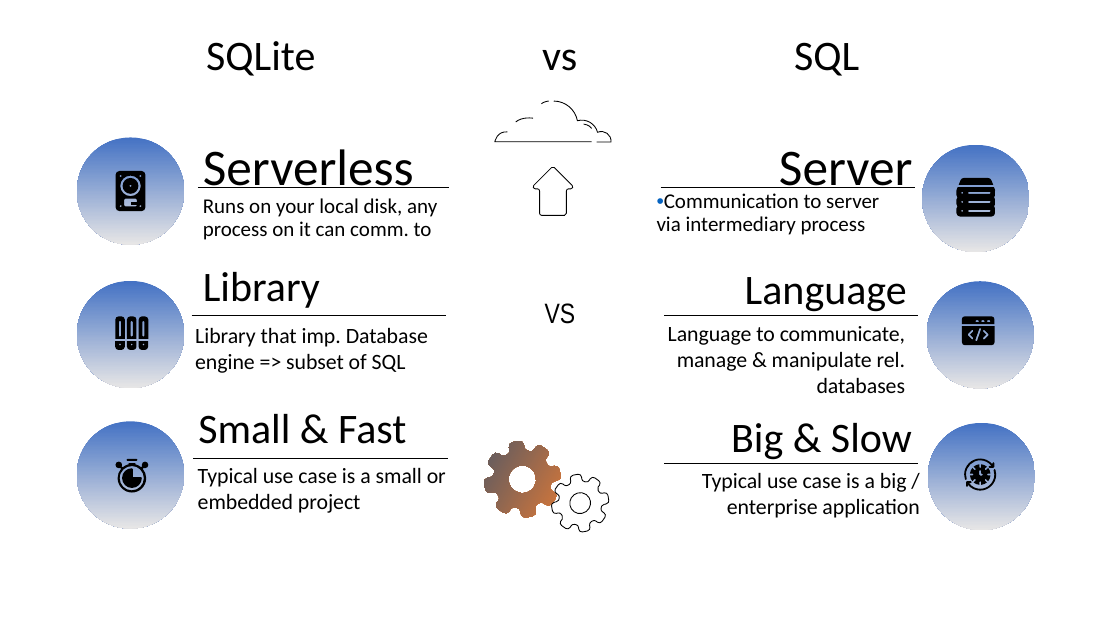
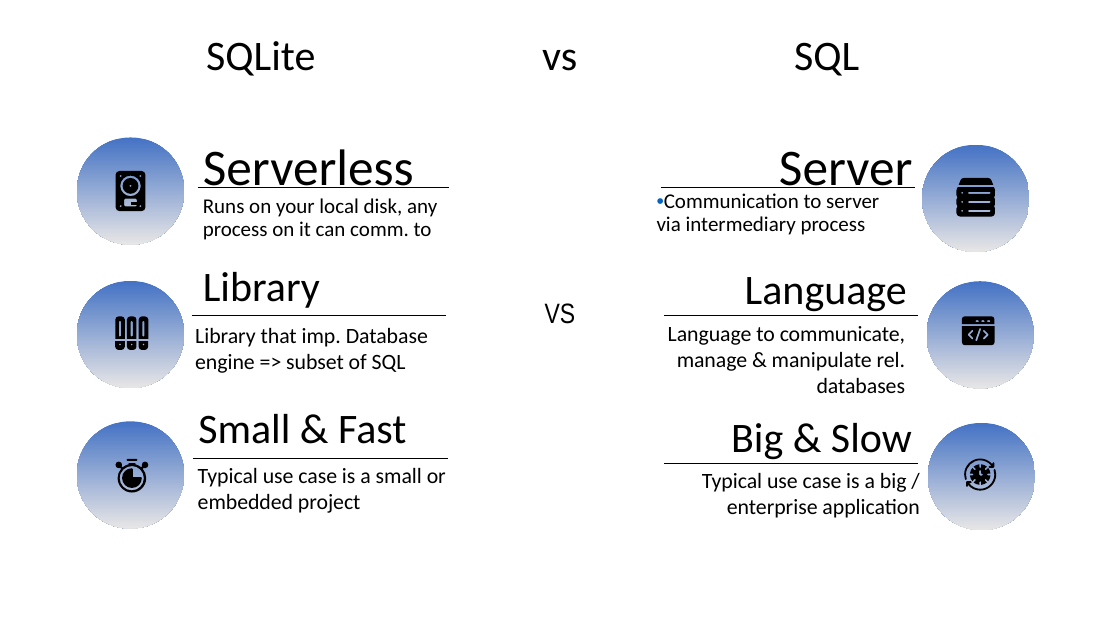
Before and after one commit to AntonioPirani/SQLiteProject, a slide deck: slide 16 of Presentation.pptx. Drawn at 1120x630 pixels with LibreOffice and Linux fonts; fonts in the diff are those of the drawing. Boxes give left, top, right and bottom in pixels: in the first picture for what was removed or moved away, otherwise in the second. Text is boxed around its words. In the diff, an @@ line names an element or a change of style, - is before the commit and + after.

```diff
--- a/Presentation.pptx
+++ b/Presentation.pptx
@@ group removed at box(495, 101, 612, 142): 5 freeform shapes @@
@@ freeform shape removed at box(533, 167, 574, 216) @@
@@ freeform shape removed at box(470, 427, 575, 533) @@
@@ freeform shape removed at box(541, 464, 620, 543) @@
```
